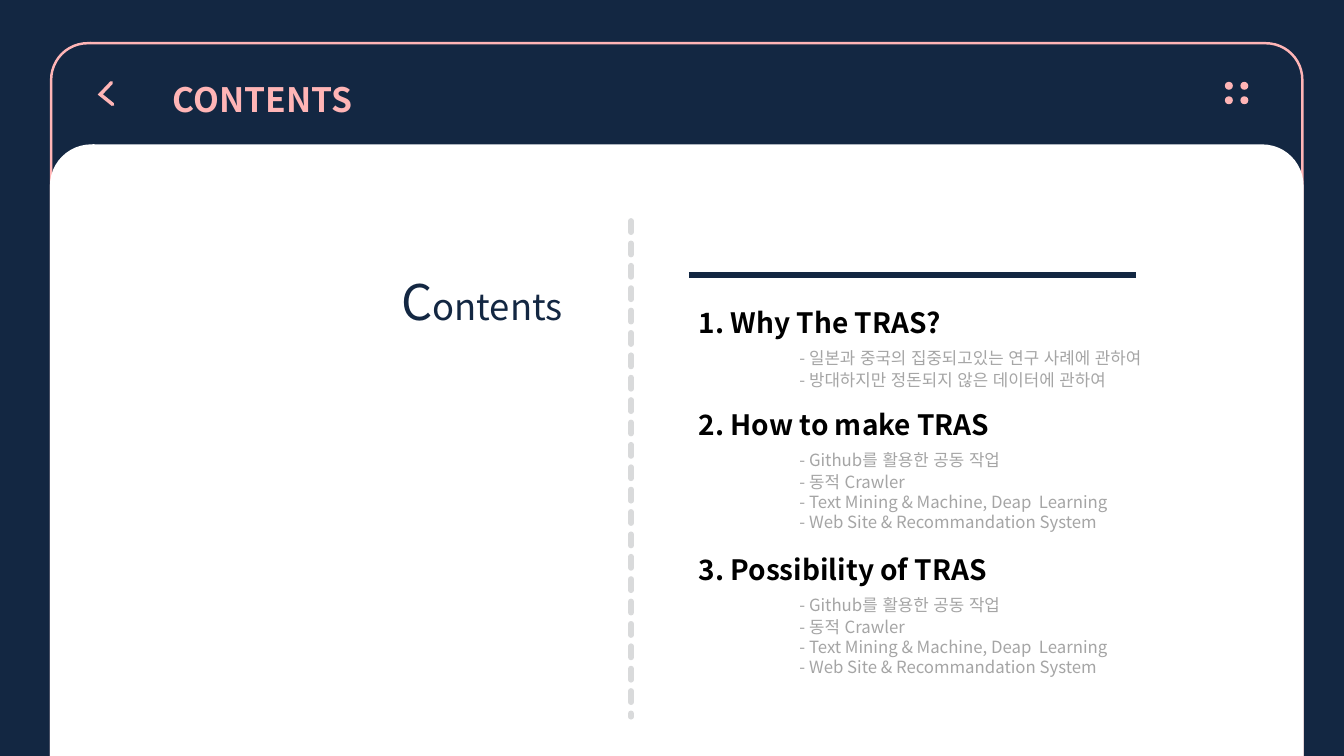
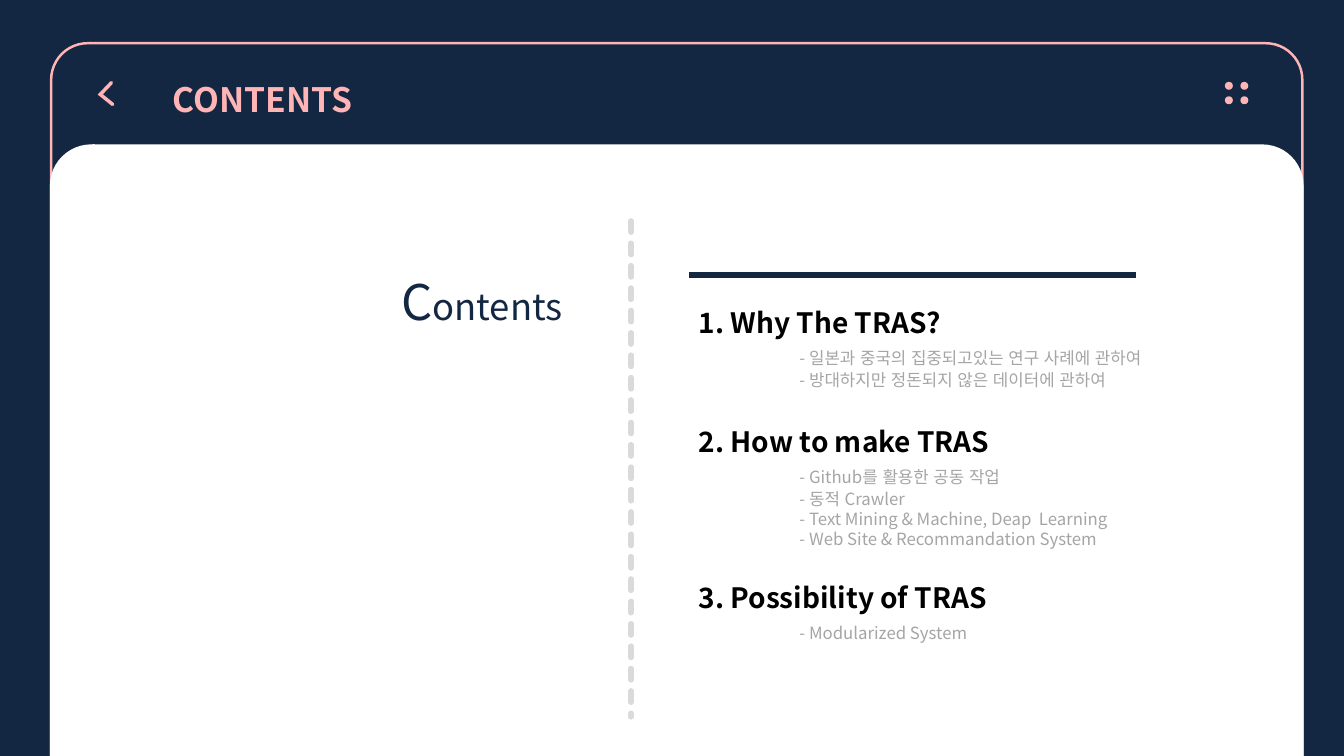
Before and after one commit to twinstae/tripReviewAnalysisSystem, a slide deck: slide 2 of 참빛.pptx. Drawn at 1344x756 pixels with LibreOffice and Linux fonts; fonts in the diff are those of the drawing. Boxes give left, top, right and bottom in pixels: in the first picture for what was removed or moved away, otherwise in the second. Text is boxed around its words. In the diff, an @@ line names an element or a change of style, - is before the commit and + after.

```diff
--- a/참빛.pptx
+++ b/참빛.pptx
@@ text "2. How to make TRAS ...": place and size @@
-text "2. How to make TRAS ..." at (699, 412, 1107, 532)
+text "2. How to make TRAS ..." at (699, 429, 1107, 549)
@@ text at (699, 585, 987, 643): text changed; size 12 to 20 pt; text colour #A5A5A5 to #000000; bold on @@
-3. Possibility of TRAS
-- Github를 활용한 공동 작업
-- 동적 Crawler
-- Text Mining & Machine, Deap Learning
-- Web Site & Recommandation System
+3. Possibility of TRAS
+- Modularized System
```
Also in this commit, not shown: 5 other slides changed, 1 slide added, 1 other file.
